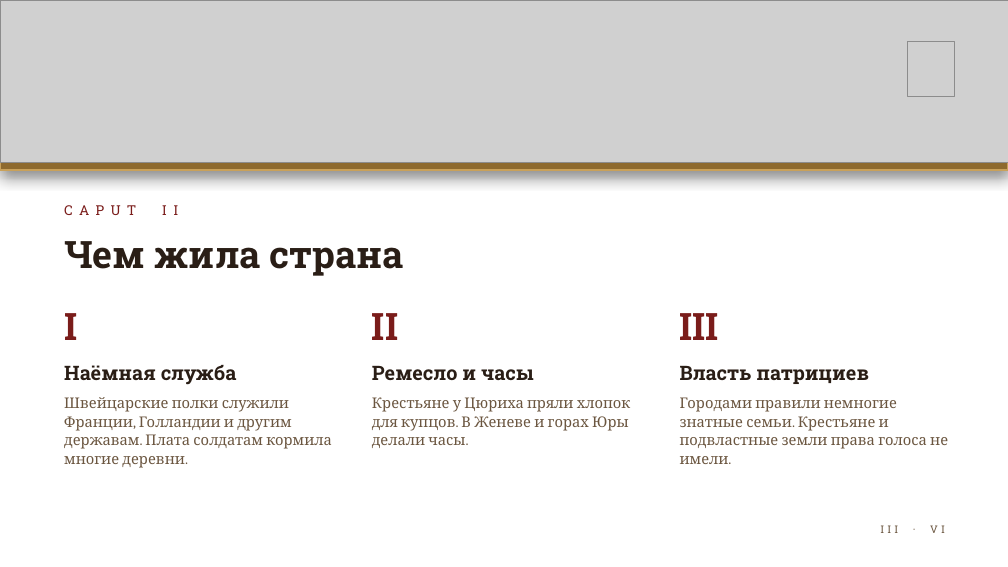
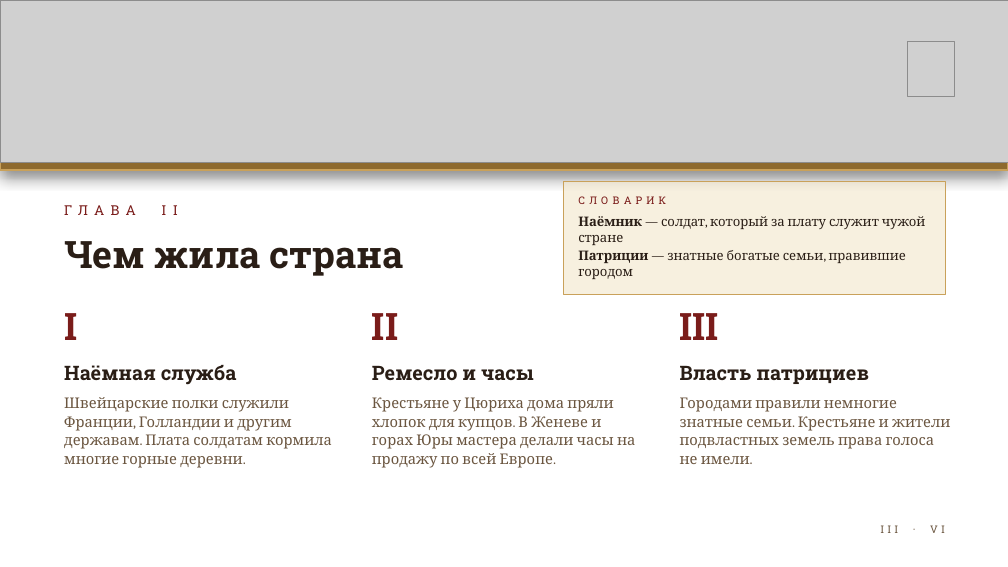
Before and after one commit to kir11evglen12-design/aromio, a slide deck: slide 3 of presentation/Helvetia.pptx. Drawn at 1008x567 pixels with LibreOffice and Linux fonts; fonts in the diff are those of the drawing; grey boxes stand for pictures; background and template pictures are left out. Boxes give left, top, right and bottom in pixels: in the first picture for what was removed or moved away, otherwise in the second. Text is boxed around its words. In the diff, an @@ line names an element or a change of style, - is before the commit and + after.

```diff
--- a/presentation/Helvetia.pptx
+++ b/presentation/Helvetia.pptx
@@ text at bbox=[64, 197, 442, 223]: text changed @@
-CAPUT II
+ГЛАВА II
@@ rectangle added at bbox=[563, 181, 945, 295], fill #F3E8CF at 65% opacity, outline #C9A15A 0.75 pt @@
@@ text added at bbox=[578, 196, 666, 204], 10 pt, text #7A1C1A @@
+СЛОВАРИК
@@ text added at bbox=[578, 216, 926, 279], 12.5 pt, text #2A1E16 @@
+Наёмник — солдат, который за плату служит чужой стране
+Патриции — знатные богатые семьи, правившие городом
@@ text at bbox=[64, 397, 332, 468]: text changed @@
-Швейцарские полки служили Франции, Голландии и другим державам. Плата солдатам кормила многие деревни.
+Швейцарские полки служили Франции, Голландии и другим державам. Плата солдатам кормила многие горные деревни.
@@ text at bbox=[372, 397, 635, 468]: text changed @@
-Крестьяне у Цюриха пряли хлопок для купцов. В Женеве и горах Юры делали часы.
+Крестьяне у Цюриха дома пряли хлопок для купцов. В Женеве и горах Юры мастера делали часы на продажу по всей Европе.
@@ text at bbox=[680, 397, 950, 464]: text changed @@
-Городами правили немногие знатные семьи. Крестьяне и подвластные земли права голоса не имели.
+Городами правили немногие знатные семьи. Крестьяне и жители подвластных земель права голоса не имели.
```
Also in this commit, not shown: 5 other slides changed, 1 other file.
